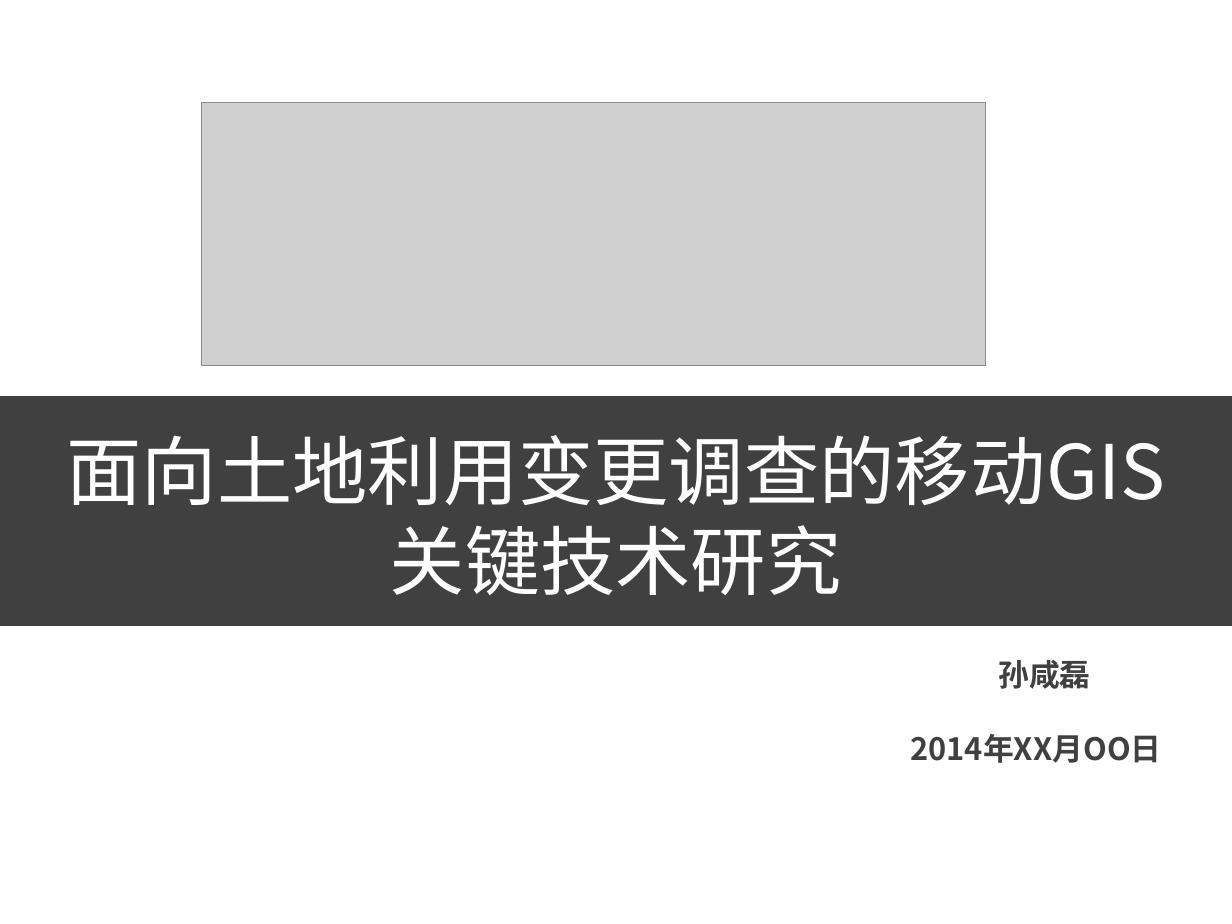
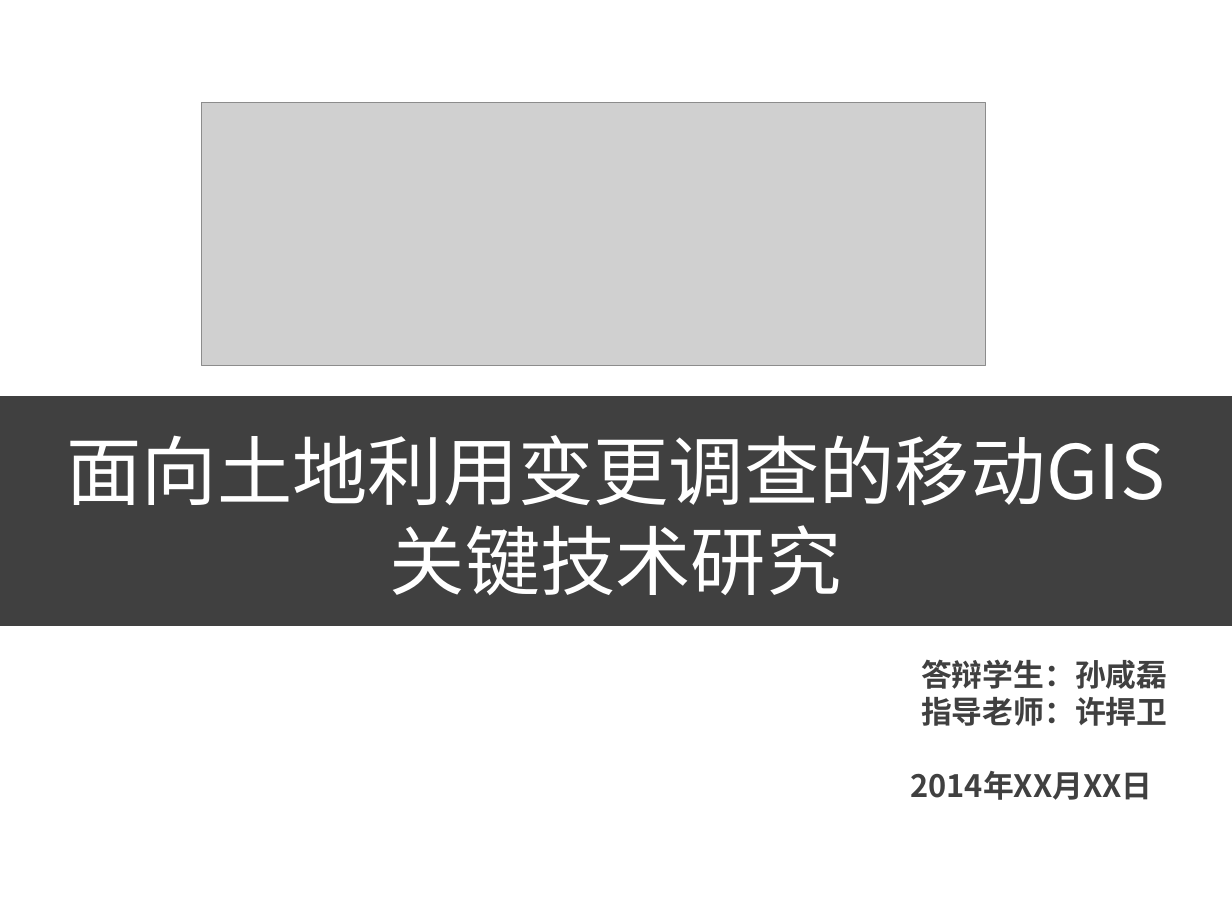
Before and after one commit to sunxianlei/MyThesis, a slide deck: slide 1 of 汇报答辩/论文答辩.ppt. Drawn at 1232x924 pixels with LibreOffice and Linux fonts; fonts in the diff are those of the drawing; grey boxes stand for pictures. Boxes give left, top, right and bottom in pixels: in the first picture for what was removed or moved away, otherwise in the second. Text is boxed around its words. In the diff, an @@ line names an element or a change of style, - is before the commit and + after.

```diff
--- a/汇报答辩/论文答辩.ppt
+++ b/汇报答辩/论文答辩.ppt
@@ text at <box>910,659,1167,800</box>: text changed @@
-孙咸磊
-2014年XX月OO日
+答辩学生：孙咸磊
+指导老师：许捍卫
+2014年XX月XX日
```
Also in this commit, not shown: 2 other slides changed, 26 slides added, 1 slide removed.
